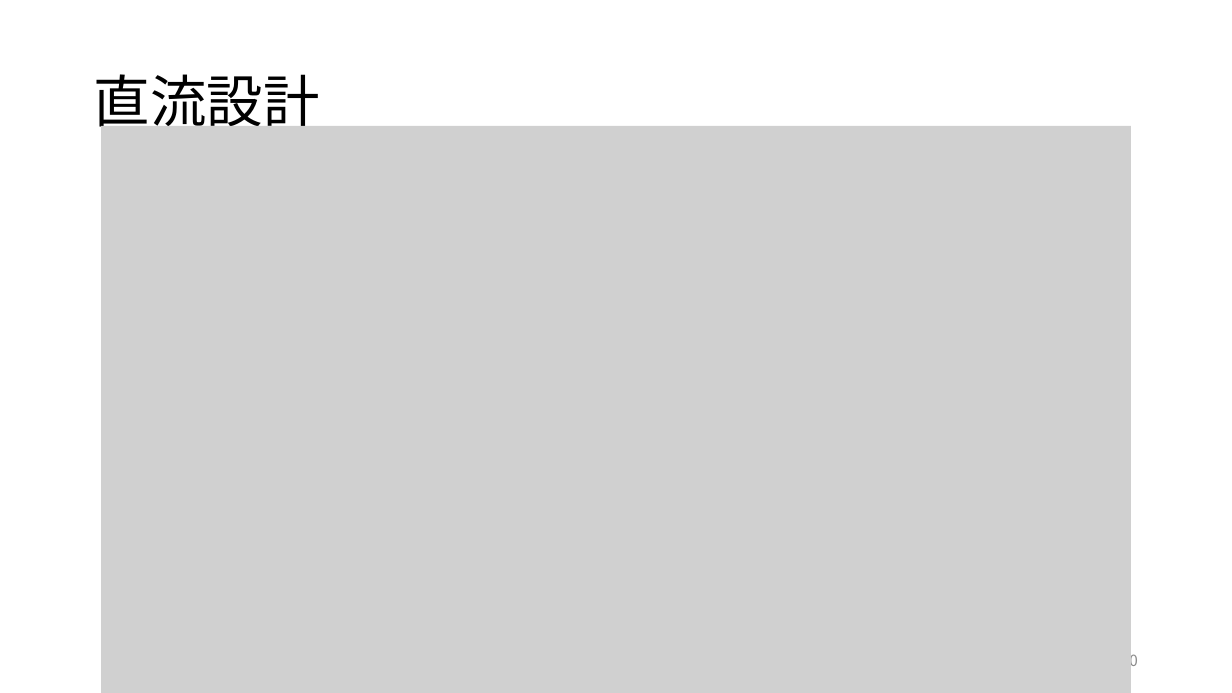
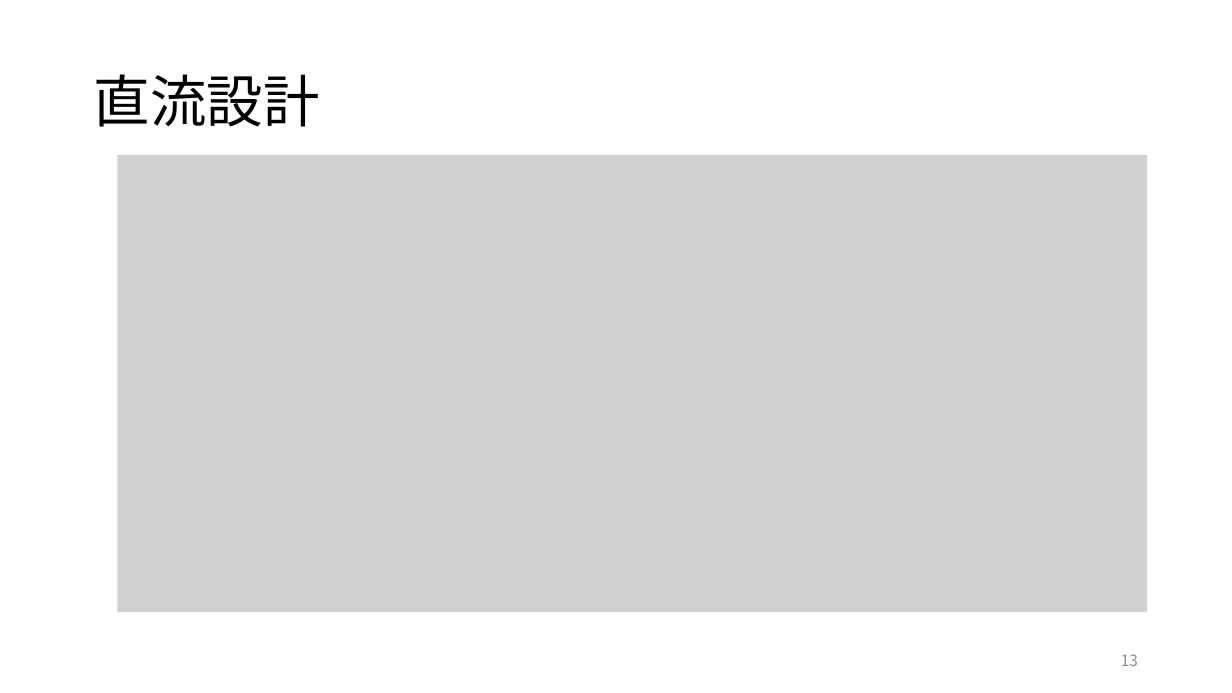
Before and after one commit to kjm-desktop10400/reserch, a slide deck: slide 13 of folded_gilbert/20230703/進捗報告 ギルバートセルの設計.pptx (slide 10 before the commit). Drawn at 1232x693 pixels with LibreOffice and Linux fonts; fonts in the diff are those of the drawing; grey boxes stand for pictures. Boxes give left, top, right and bottom in pixels: in the first picture for what was removed or moved away, otherwise in the second. Text is boxed around its words. In the diff, an @@ line names an element or a change of style, - is before the commit and + after.

```diff
--- a/folded_gilbert/20230703/進捗報告 ギルバートセルの設計.pptx
+++ b/folded_gilbert/20230703/進捗報告 ギルバートセルの設計.pptx
@@ picture: place and size @@
-picture at box(101, 126, 1130, 693)
+picture at box(117, 155, 1147, 613)
@@ page number at box(1121, 654, 1138, 666): text changed @@
-10
+13
```
Also in this commit, not shown: 9 other slides changed, 3 slides added.
